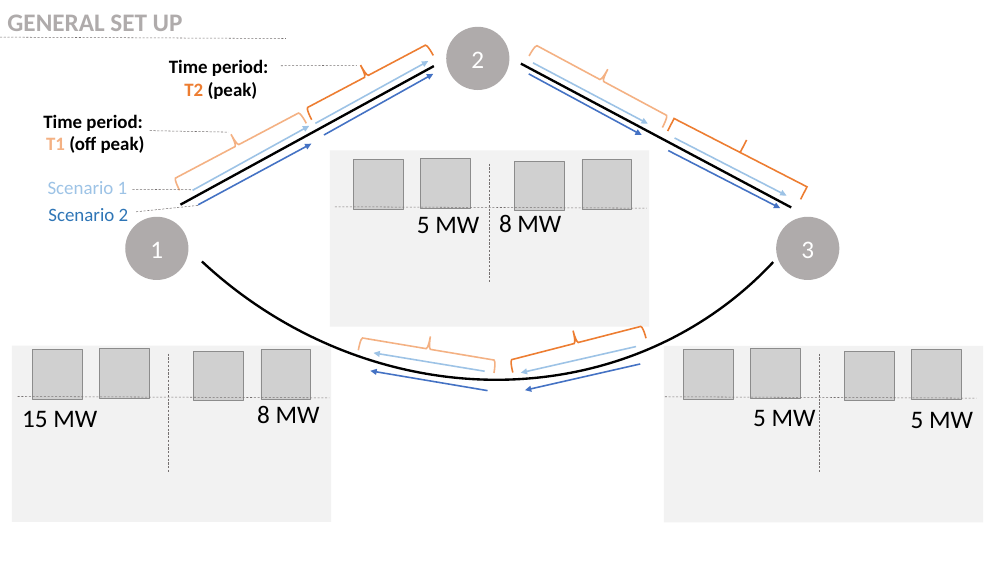
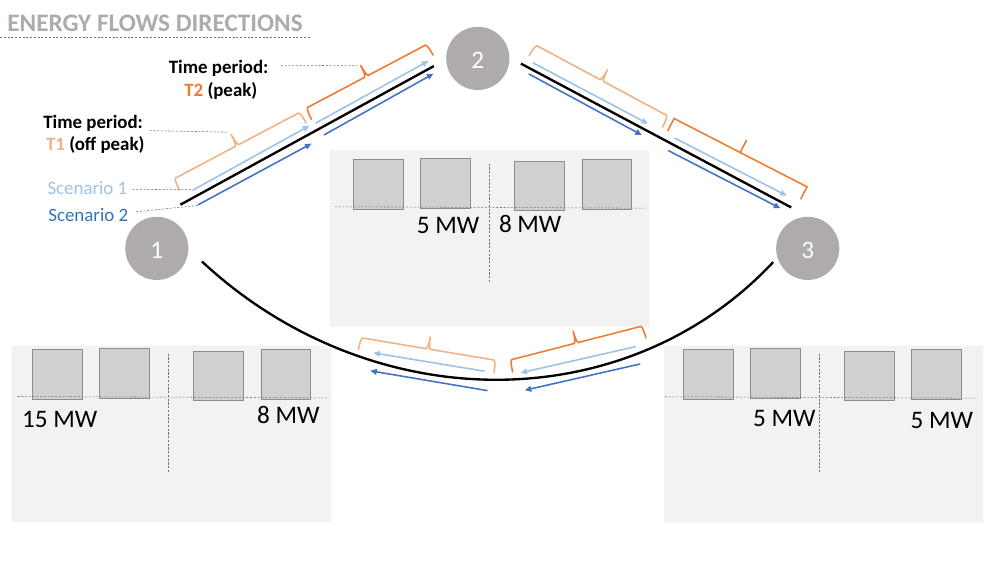
Before and after one commit to gamma-opt/TSEP_illustrative_example, a slide deck: slide 7 of 2022 data/optimisation_results/1M_gen_budget_results copy.pptx (slide 2 before the commit). Drawn at 1008x567 pixels with LibreOffice and Linux fonts; fonts in the diff are those of the drawing; grey boxes stand for pictures. Boxes give left, top, right and bottom in pixels: in the first picture for what was removed or moved away, otherwise in the second. Text is boxed around its words. In the diff, an @@ line names an element or a change of style, - is before the commit and + after.

```diff
--- a/2022 data/optimisation_results/1M_gen_budget_results copy.pptx
+++ b/2022 data/optimisation_results/1M_gen_budget_results copy.pptx
@@ text at [7, 14, 303, 38]: text changed @@
-GENERAL SET UP
+ENERGY FLOWS DIRECTIONS
@@ line moved from (0, 37) - (286, 39) to (0, 37) - (311, 37) @@
```
Also in this commit, not shown: 2 other slides changed, 6 slides added, 3 other files.
